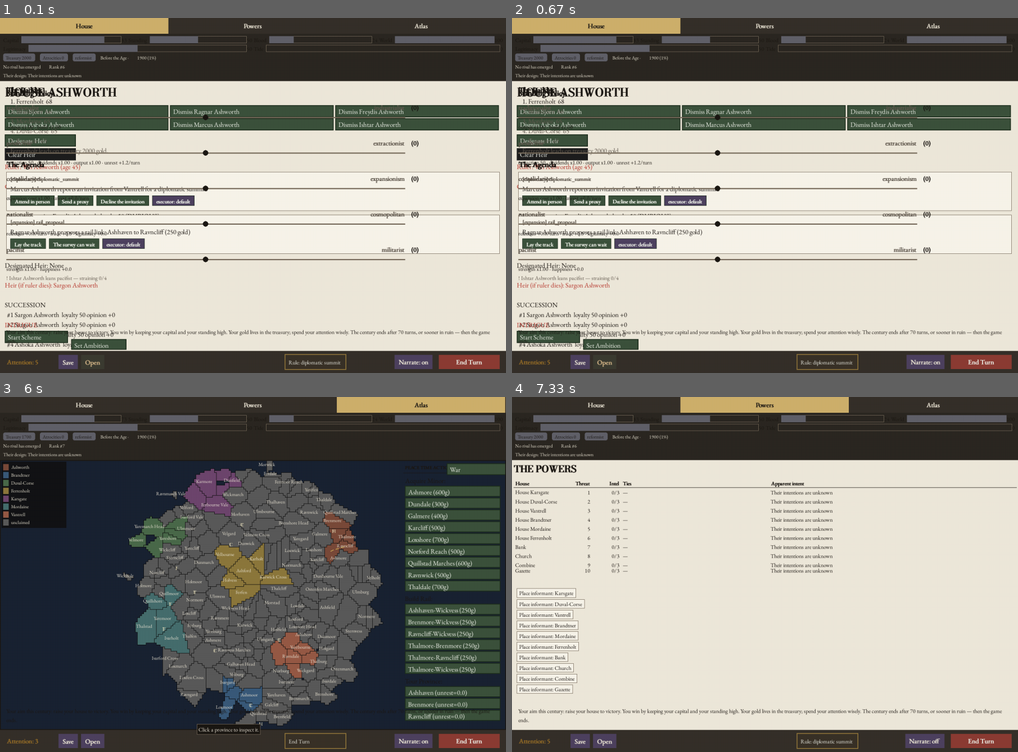
Above: before the commit, frames 1-4 (two rows, left to right).
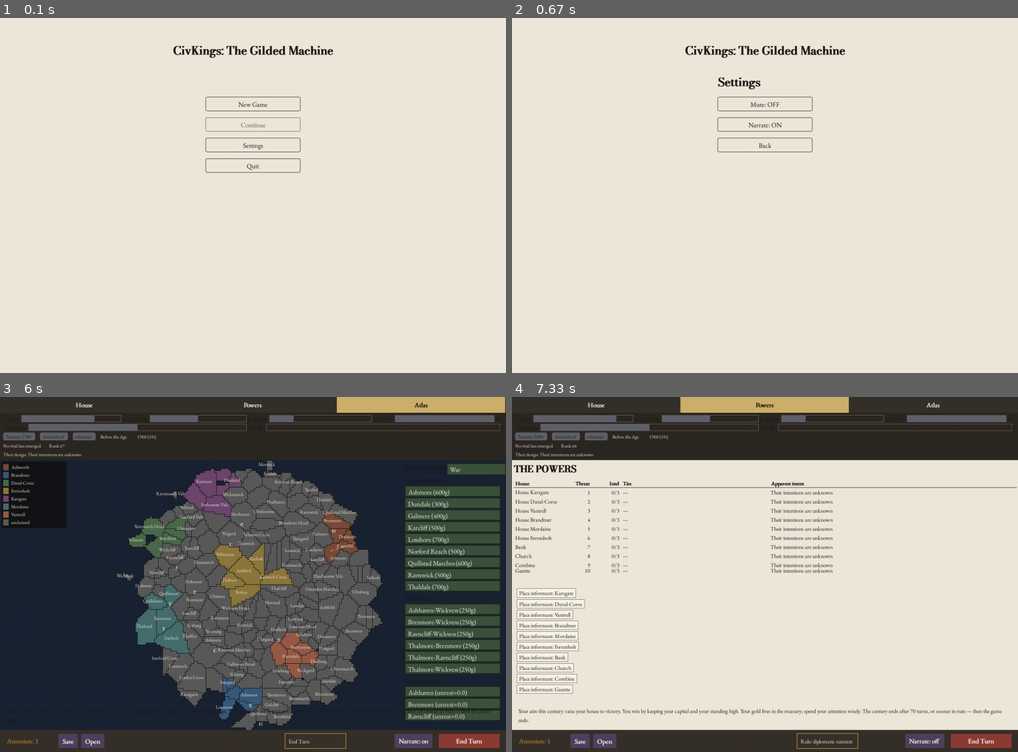
Above: after the commit, the same moments.

Repository: civersen222/Guilded-Age
Game: pygame game, started from gilded/__main__.py
The game is run twice, just before and just after one commit, with the same random seed, the same clock (stepped at 60 frames per second) and the same inputs.
Inputs (mouse positions are in pixels of both pictures, inside the frame that each line leads up to):
- Up to frame 1 (0.1 s): no input
- Up to frame 2 (0.67 s): press the mouse at (765, 145) at 0.37 s; move the mouse to (754, 120) at 0.47 s; release the mouse at (744, 99) at 0.6 s
- Up to frame 3 (6 s): press the mouse at (253, 524) at 0.7 s; move the mouse to (161, 599) at 0.8 s; release the mouse at (75, 677) at 0.93 s; press the mouse at (253, 482) at 1.03 s; move the mouse to (349, 574) at 1.13 s; release the mouse at (445, 666) at 1.27 s; press the mouse at (253, 482) at 1.37 s; move the mouse to (232, 588) at 1.47 s; release the mouse at (207, 698) at 1.6 s; hold F5 1.67-2.13 s; press the mouse at (91, 741) at 2.7 s; move the mouse to (192, 702) at 2.8 s; release the mouse at (293, 663) at 2.93 s; press the mouse at (253, 404) at 3.53 s; move the mouse to (273, 478) at 3.63 s; release the mouse at (293, 553) at 3.77 s; press the mouse at (65, 741) at 4.37 s; move the mouse to (166, 720) at 4.47 s; release the mouse at (263, 702) at 4.6 s; press the mouse at (419, 404) at 4.7 s; move the mouse to (425, 425) at 4.8 s; release the mouse at (430, 443) at 4.93 s; press the mouse at (313, 741) at 5.53 s; move the mouse to (308, 723) at 5.63 s; release the mouse at (303, 709) at 5.77 s; press the mouse at (313, 741) at 5.87 s; move the mouse to (192, 720) at 5.97 s
- Up to frame 4 (7.33 s): release the mouse at (582, 698) at 6.1 s; press the mouse at (926, 741) at 6.2 s; move the mouse to (926, 656) at 6.3 s; release the mouse at (931, 574) at 6.43 s; press the mouse at (603, 741) at 6.53 s; move the mouse to (765, 617) at 6.63 s; release the mouse at (926, 496) at 6.77 s; press the mouse at (765, 404) at 6.87 s; move the mouse to (790, 489) at 6.97 s; release the mouse at (810, 570) at 7.1 s; press the mouse at (577, 741) at 7.2 s; move the mouse to (729, 592) at 7.3 s

The runs differ from the first frame. In frame 1, 40% of the frame differs, in the area x 0-100%, y 0-100%; in frame 2, 40%; in frame 3, 0.5%; in frame 4, nothing differs.

Commit message:
C6: menu slice in app.py - start=menu boots MenuView (4 verbs, Continue disabled w/ reason), settings panel toggles+persists, audio wired to presses/end_turn/beat/war/ending/ambient

Diff:
--- a/gilded/ui/app.py
+++ b/gilded/ui/app.py
@@ -8,6 +8,13 @@
 
 Importing this module must not open a display; all pygame surface work happens
 inside the functions, never at import time.
+
+Mission C6: the vertical slice — Menu -> Play -> Ending.
+
+new_app_state(seed, start="menu") boots to the main menu (s.game is None,
+s.view is a MenuView). new_app_state(seed, start="game") is the original
+behaviour — boots straight into play. The menu has four verbs:
+new_game, continue (disabled if no save), settings, quit.
 """
 
 from __future__ import annotations
@@ -20,95 +27,409 @@
 
 from gilded.chassis import GildedGame
 from gilded.orders import init_orders
-from gilded.save import save_game
+from gilded.save import save_game, load_game, quicksave_path
 from gilded.saga.narrator import select_narrator
 from gilded.ui.actions import ACTIONS
 from gilded.ui.broadsheet import BroadsheetView
+from gilded.ui.widgets import (
+    Region, RegionSet, RegionState,
+    blit_text, font as _font, TYPE_TITLE, TYPE_TEXT,
+    PAPER_BG, INK, FADED,
+)
+from gilded.settings import Settings, load_settings, save_settings
+from gilded import audio
 
 WINDOW_TITLE = "CivKings: The Gilded Machine"
 DEFAULT_SIZE = (1280, 900)
 FPS = 30
 
 
+# ── Menu view ────────────────────────────────────────────────────────────────
+
+class MenuView:
+    """The main menu: title + four verbs drawn as proper Regions."""
+
+    def __init__(self, screen: pygame.Surface, settings: Settings):
+        self.screen = screen
+        self.settings = settings
+        self.regions = RegionSet()
+        self.text_rows: list[tuple[pygame.Rect, str]] = []
+        self._menu_rects: dict[str, pygame.Rect] = {}
+        self._settings_rects: dict[str, pygame.Rect] = {}
+        self.showing_settings = False
+        self.message = ""
+        self._w, self._h = screen.get_size()
+
+    def draw(self, surface: pygame.Surface) -> None:
+        from gilded.ui.widgets import _text_rows, take_text_rows
+        take_text_rows()
+        surface.fill(PAPER_BG)
+        self.regions.clear()
+        w, h = self._w, self._h
+
+        # Title
+        title_font = _font(TYPE_TITLE, bold=True)
+        title_img = title_font.render(WINDOW_TITLE, True, INK)
+        surface.blit(title_img, (w // 2 - title_img.get_width() // 2, 60))
+        _text_rows.append((title_img.get_rect(center=(w // 2, 60 + title_img.get_height() // 2)), WINDOW_TITLE))
+
+        if self.showing_settings:
+            self._draw_settings(surface)
+        else:
+            self._draw_menu(surface)
+
+        if self.message:
+            msg_font = _font(TYPE_TEXT)
+            msg_img = msg_font.render(self.message, True, FADED)
+            surface.blit(msg_img, (w // 2 - msg_img.get_width() // 2, h - 60))
+            _text_rows.append((msg_img.get_rect(center=(w // 2, h - 60)), self.message))
+
+    def _draw_menu(self, surface: pygame.Surface) -> None:
+        from gilded.ui.widgets import _text_rows
+        w, h = self._w, self._h
+        btn_font = _font(TYPE_TEXT)
+        btn_w = 240
+        btn_h = 36
+        cx = w // 2 - btn_w // 2
+        start_y = 200
+        gap = 52
+
+        # Check if a save exists
+        spath = quicksave_path()
+        has_save = os.path.isfile(spath)
+
+        buttons = [
+            ("new_game", "New Game", True, ""),
+            ("continue", "Continue", has_save, "No save found in current directory" if not has_save else ""),
+            ("settings", "Settings", True, ""),
+            ("quit", "Quit", True, ""),
+        ]
+
+        for i, (key, label, enabled, reason) in enumerate(buttons):
+            y = start_y + i * gap
+            rect = pygame.Rect(cx, y, btn_w, btn_h)
+            if enabled:
+                state = RegionState.ENABLED
+                action = {"menu": key}
+                reason_str = ""
+                color = INK
+                bg = PAPER_BG
+            else:
+                state = RegionState.DISABLED
+                action = None
+                reason_str = reason
+                color = FADED
+                bg = PAPER_BG
+            # Draw button background
+            pygame.draw.rect(surface, bg, rect, border_radius=4)
+            pygame.draw.rect(surface, INK if enabled else FADED, rect, width=1, border_radius=4)
+            # Draw button label
+            img = btn_font.render(label, True, color)
+            surface.blit(img, (rect.centerx - img.get_width() // 2,
+                               rect.centery - img.get_height() // 2))
+            _text_rows.append((img.get_rect(center=rect.center), label))
+            # Register region
+            if enabled:
+                self.regions.add(Region(rect=rect, action=action,
+                                         state=RegionState.ENABLED, hint=label,
+                                         group="menu"))
+            else:
+                self.regions.add(Region(rect=rect, action={"menu": key},
+                                         state=RegionState.DISABLED, reason=reason_str,
+                                         group="menu"))
+
+    def _draw_settings(self, surface: pygame.Surface) -> None:
+        from gilded.ui.widgets import _text_rows
+        w, h = self._w, self._h
+        btn_font = _font(TYPE_TEXT)
+        btn_w = 240
+        btn_h = 36
+        cx = w // 2 - btn_w // 2
+        start_y = 200
+        gap = 52
+
+        s = self.settings
+
+        # Title
+        title_font = _font(TYPE_TITLE, bold=True)
+        t_img = title_font.render("Settings", True, INK)
+        surface.blit(t_img, (cx, start_y - 60))
+        _text_rows.append((t_img.get_rect(topleft=(cx, start_y - 60)), "Settings"))
+
+        settings_buttons = [
+            ("mute", f"Mute: {'ON' if s.mute else 'OFF'}"),
+            ("narrate", f"Narrate: {'ON' if s.narrate else 'OFF'}"),
+            ("back", "Back"),
+        ]
+
+        for i, (key, label) in enumerate(settings_buttons):
+            y = start_y + i * gap
+            rect = pygame.Rect(cx, y, btn_w, btn_h)
+            action = {"setting": key}
+            pygame.draw.rect(surface, PAPER_BG, rect, border_radius=4)
+            pygame.draw.rect(surface, INK, rect, width=1, border_radius=4)
+            img = btn_font.render(label, True, INK)
+            surface.blit(img, (rect.centerx - img.get_width() // 2,
+                               rect.centery - img.get_height() // 2))
+            _text_rows.append((img.get_rect(center=rect.center), label))
+            self.regions.add(Region(rect=rect, action=action,
+                                     hint=label, group="settings"))
+
+    def handle_click(self, pos: tuple) -> Optional[dict]:
+        region = self.regions.at(pos)
+        if region is None:
+            return None
+        if region.state is RegionState.DISABLED:
+            return None
+        action = region.action
+        if action.get("menu") == "quit":
+            return action
+        if action.get("menu") == "settings":
+            self.showing_settings = True
+            audio.play("ui_press", self.settings)
+            return action
+        if "setting" in action:
+            audio.play("ui_press", self.settings)
+            return action
+        if action.get("menu") in ("new_game", "continue"):
+            audio.play("ui_press", self.settings)
+            return action
+        return action
+
+
+# ── AppState ─────────────────────────────────────────────────────────────────
+
 @dataclass
 class AppState:
-    game: GildedGame
-    view: BroadsheetView
+    game: Optional[GildedGame]
+    view: object
     screen: pygame.Surface
     house: str
     clock: pygame.time.Clock
     save_path: str
     narrator: object
+    settings: Settings = None
+    seed: int = 0
+    start: str = "game"
+    _beats_seen: int = 0
+    _wars_seen: int = 0
+    _ending_played: bool = False
+
+
+def _build_menu_state(screen: pygame.Surface, seed: int, settings: Settings) -> AppState:
+    view = MenuView(screen, settings)
+    return AppState(
+        game=None,
+        view=view,
+        screen=screen,
+        house="",
+        clock=pygame.time.Clock(),
+        save_path=quicksave_path(),
+        narrator=None,
+        settings=settings,
+        seed=seed,
+        start="menu",
+    )
+
+
+def _boot_play(state: AppState, player_house: Optional[str] = None) -> AppState:
+    """Boot a GildedGame and replace the menu view with BroadsheetView."""
+    game = GildedGame(state.seed, player_house)
+    house = player_house if player_house is not None else sorted(game.houses)[0]
+    if player_house is None:
+        game.houses[house].is_player = True
+        init_orders(game)
+    narrator = select_narrator()
+    view = BroadsheetView(game, house, narrator)
+    return AppState(
+        game=game,
+        view=view,
+        screen=state.screen,
+        house=house,
+        clock=state.clock,
+        save_path=state.save_path,
+        narrator=narrator,
+        settings=state.settings,
+        seed=state.seed,
+        start="game",
+    )
 
 
 def new_app_state(seed: int, player_house: Optional[str] = None,
-                  size=DEFAULT_SIZE) -> AppState:
-    """Boot a game, a window, and the view - the loop's whole world."""
+                  size=DEFAULT_SIZE, start: str = "game") -> AppState:
+    """Boot a game, a window, and the view - the loop's whole world.
+
+    start="menu" boots to the main menu (s.game is None).
+    start="game" (default) boots straight into play, as before.
+    """
     pygame.init()
+    settings = load_settings()
+    size = settings.window_size if settings.window_size else size
+    screen = pygame.display.set_mode(size)
+    pygame.display.set_caption(WINDOW_TITLE)
+    pygame.event.clear()
+
+    if start == "menu":
+        return _build_menu_state(screen, seed, settings)
+
+    # start="game" — original behaviour
     game = GildedGame(seed, player_house)
     house = player_house if player_house is not None else sorted(game.houses)[0]
     if player_house is None:
         game.houses[house].is_player = True
-        # the player was set AFTER init_orders ran in __init__, so the Orders
-        # had no player to press; re-init them now (heads rebuild identically
-        # from the seeded rng snapshot, goals re-target at the player)
         init_orders(game)
-    screen = pygame.display.set_mode(size)
-    pygame.display.set_caption(WINDOW_TITLE)
-    pygame.event.clear()
-    narrator = select_narrator()            # LLM in play; templated under test
+    narrator = select_narrator()
     view = BroadsheetView(game, house, narrator)
     save_path = os.path.join(os.getcwd(), "gilded_quicksave.gsave")
-    return AppState(game, view, screen, house, pygame.time.Clock(), save_path,
-                    narrator)
+    return AppState(
+        game=game,
+        view=view,
+        screen=screen,
+        house=house,
+        clock=pygame.time.Clock(),
+        save_path=save_path,
+        narrator=narrator,
+        settings=settings,
+        seed=seed,
+        start="game",
+    )
 
 
 def _apply_action(state: AppState, action: dict) -> None:
     """Turn one view action into a move on the game (the UI stays a client)."""
-    for key in action:
-        if key == "adjust_garrison":
-            from gilded.ui.actions import _adjust_garrison_eligible, _adjust_garrison_dispatch
-            ok, _reason = _adjust_garrison_eligible(state.game, state.house, action)
-            if not ok:
-                if _reason:
-                    state.view._action_messages.append(str(_reason))
-                return
-            result = _adjust_garrison_dispatch(state.game, state.house, state.view, action)
-        elif key == "set_dial":
-            from gilded.ui import registry
-            v = registry.VERBS["set_dial"]
-            beat = state.game.acts.set_dial(action.get("eid", ""), action.get("value", 50))
-            state.view._action_messages.append(v["what"])
-            state.view._action_messages.append(beat.text)
-            result = None
-        else:
-            act = ACTIONS.get(key)
-            if act is None:
-                continue
-            ok, _reason = act.eligible(state.game, state.house, action)
-            if not ok:
-                if _reason:
-                    state.view._action_messages.append(str(_reason))
-                return
-            result = act.dispatch(state.game, state.house, state.view, action)
-        if result:
-            if isinstance(result, dict):
-                for k, value in result.items():
-                    if isinstance(value, str):
-                        state.view._action_messages.append(f"{k}: {value}")
-            elif isinstance(result, str):
-                state.view._action_messages.append(result)
-            elif isinstance(result, list):
-                for item in result:
-                    if isinstance(item, str):
-                        state.view._action_messages.append(item)
-            elif key == "quickload":
-                # The dispatch returns the restored game; both the app and
-                # the view must point at it, or the next frame draws the
-                # century you just closed.
-                state.game = result
-                state.view.game = result
+    if "setting" in action:
+        _apply_setting_action(state, action)
         return
+
+    if "menu" in action:
+        _apply_menu_action(state, action)
+        return
+
+    key = None
+    for k in action:
+        if k not in ("menu", "setting"):
+            key = k
+            break
+    if key is None:
+        return
+
+    if key == "adjust_garrison":
+        from gilded.ui.actions import _adjust_garrison_eligible, _adjust_garrison_dispatch
+        ok, _reason = _adjust_garrison_eligible(state.game, state.house, action)
+        if not ok:
+            if _reason:
+                state.view._action_messages.append(str(_reason))
+            return
+        result = _adjust_garrison_dispatch(state.game, state.house, state.view, action)
+    elif key == "set_dial":
+        from gilded.ui import registry
+        v = registry.VERBS["set_dial"]
+        beat = state.game.acts.set_dial(action.get("eid", ""), action.get("value", 50))
+        state.view._action_messages.append(v["what"])
+        state.view._action_messages.append(beat.text)
+        result = None
+    else:
+        act = ACTIONS.get(key)
+        if act is None:
+            return
+        ok, _reason = act.eligible(state.game, state.house, action)
+        if not ok:
+            if _reason:
+                state.view._action_messages.append(str(_reason))
+            return
+        result = act.dispatch(state.game, state.house, state.view, action)
+
+    if result:
+        if isinstance(result, dict):
+            for k, value in result.items():
+                if isinstance(value, str):
+                    state.view._action_messages.append(f"{k}: {value}")
+        elif isinstance(result, str):
+            state.view._action_messages.append(result)
+        elif isinstance(result, list):
+            for item in result:
+                if isinstance(item, str):
+                    state.view._action_messages.append(item)
+        elif key == "quickload":
+            state.game = result
+            state.view.game = result
+
+
+def _play_game_audio(state: AppState) -> None:
+    """Fire the world sounds for what just happened: beat arrivals, war
+    declarations, the ending. play() never raises and honors mute."""
+    if state.game is None or state.settings is None:
+        return
+    game, s = state.game, state.settings
+    if len(game.beats.log) > state._beats_seen:
+        audio.play("beat", s)
+    state._beats_seen = len(game.beats.log)
+    if len(game.wars) > state._wars_seen:
+        audio.play("war_declared", s)
+    state._wars_seen = len(game.wars)
+    if game.game_over is not None and not state._ending_played:
+        audio.play("ending", s)
+        state._ending_played = True
+
+
+def _apply_menu_action(state: AppState, action: dict) -> None:
+    """Handle menu verbs when no game is running."""
+    menu_key = action.get("menu")
+    if menu_key == "new_game":
+        _boot_play_into(state)
+    elif menu_key == "continue":
+        try:
+            game = load_game(state.save_path)
+            state.game = game
+            # Find player house
+            player_house = next((h for h in game.houses if game.houses[h].is_player), None)
+            if player_house is None:
+                player_house = sorted(game.houses)[0]
+                game.houses[player_house].is_player = True
+            state.house = player_house
+            state.narrator = select_narrator()
+            state.view = BroadsheetView(game, player_house, state.narrator)
+            state.start = "game"
+            audio.play("ui_press", state.settings)
+        except Exception as e:
+            if hasattr(state.view, 'message'):
+                state.view.message = f"Could not load save: {e}"
+    elif menu_key == "settings":
+        if hasattr(state.view, 'showing_settings'):
+            state.view.showing_settings = True
+    elif menu_key == "quit":
+        pass  # handled by the caller
+
+
+def _boot_play_into(state: AppState) -> None:
+    """Replace the menu view with a fresh game, in-place on state."""
+    game = GildedGame(state.seed, None)
+    house = sorted(game.houses)[0]
+    game.houses[house].is_player = True
+    init_orders(game)
+    state.game = game
+    state.house = house
+    state.narrator = select_narrator()
+    state.view = BroadsheetView(game, house, state.narrator)
+    state.start = "game"
+    audio.play("ui_press", state.settings)
+
+
+def _apply_setting_action(state: AppState, action: dict) -> None:
+    """Toggle a setting and persist."""
+    key = action.get("setting")
+    s = state.settings
+    if s is None:
+        s = state.settings = Settings()
+    if key == "mute":
+        s.mute = not s.mute
+    elif key == "narrate":
+        s.narrate = not s.narrate
+    elif key == "back":
+        if hasattr(state.view, "showing_settings"):
+            state.view.showing_settings = False
+        return
+    save_settings(s)
 
 
 def _quicksave(state: AppState) -> str:
@@ -117,52 +438,74 @@
 
 
 def _report_frame_failure(state: AppState) -> None:
-    """A frame raised: write the full traceback to a readable file under the
-    current working directory and say so on the next drawn frame. The window
-    must not simply vanish — the century stays in it."""
+    """Print and reset after a draw failure; the loop must not die on a frame."""
     import traceback
-    report = traceback.format_exc()
-    path = os.path.join(os.getcwd(), "gilded_crash.log")
-    try:
-        with open(path, "w", encoding="utf-8") as f:
-            f.write(report)
-    except OSError:
-        pass
-    state.view._action_messages.append(
-        f"The frame failed; the report is written to {os.path.basename(path)}.")
+    traceback.print_exc()
+    state.view._action_messages.append("Frame failed; recovering.")
 
 
 def step_once(state: AppState) -> bool:
-    """Pump events, apply actions, draw one frame. False means quit.
-    A failure inside the frame is reported, not thrown: the loop survives."""
-    try:
-        for event in pygame.event.get():
-            if event.type == pygame.QUIT:
+    """One frame: poll events, apply clicks, advance the clock, draw.
+
+    Returns False when the app should quit.
+    """
+    if state.game is None:
+        return _step_menu(state)
+
+    running = True
+    for event in pygame.event.get():
+        if event.type == pygame.QUIT:
+            return False
+        if event.type == pygame.KEYDOWN:
+            if event.key == pygame.K_ESCAPE:
                 return False
-            if event.type == pygame.KEYDOWN:
-                if event.key == pygame.K_ESCAPE:
+            elif event.key == pygame.K_F5:
+                _quicksave(state)
+        if event.type == pygame.MOUSEBUTTONDOWN and event.button == 1:
+            action = state.view.handle_click(event.pos)
+            if action is not None:
+                _apply_action(state, action)
+                if action.get("menu") == "quit":
                     return False
-                if event.key == pygame.K_F5:
-                    _quicksave(state)
-                if event.key == pygame.K_n:
-                    state.view.narrate_on = not state.view.narrate_on
-            if event.type == pygame.MOUSEBUTTONDOWN and event.button == 1:
-                action = state.view.handle_click(event.pos)
-                if action:
-                    _apply_action(state, action)
-            if event.type == pygame.MOUSEMOTION:
-                state.view.handle_hover(event.pos)
-        state.view.draw(state.screen)
-    except Exception:
-        _report_frame_failure(state)
+                if action.get("end_turn"):
+                    audio.play("end_turn", state.settings)
+    if state._beats_seen == 0 and state.game is not None:
+        audio.play("ambient", state.settings)  # the century hums, once
+        state._beats_seen = len(state.game.beats.log)
+    if state.game is not None and state.game.game_over is None:
+        pass  # no auto-advance; the player presses end turn
+    _play_game_audio(state)
+    state.view.draw(state.screen)
     pygame.display.flip()
     state.clock.tick(FPS)
     return True
 
 
-def run_app(seed: int, player_house: Optional[str] = None) -> None:
+def _step_menu(state: AppState) -> bool:
+    """One frame while the main menu is showing (state.game is None)."""
+    running = True
+    for event in pygame.event.get():
+        if event.type == pygame.QUIT:
+            return False
+        if event.type == pygame.KEYDOWN:
+            if event.key == pygame.K_ESCAPE:
+                return False
+        if event.type == pygame.MOUSEBUTTONDOWN and event.button == 1:
+            action = state.view.handle_click(event.pos)
+            if action is not None:
+                _apply_action(state, action)
+                if action.get("menu") == "quit":
+                    return False
+    state.view.draw(state.screen)
+    pygame.display.flip()
+    state.clock.tick(FPS)
+    return True
+
+
+def run_app(seed: int, player_house: Optional[str] = None,
+            start: str = "menu") -> None:
     """Open the window and play the century until the age closes or you quit."""
-    state = new_app_state(seed, player_house)
+    state = new_app_state(seed, player_house, start=start)
     running = True
     while running:
         running = step_once(state)
